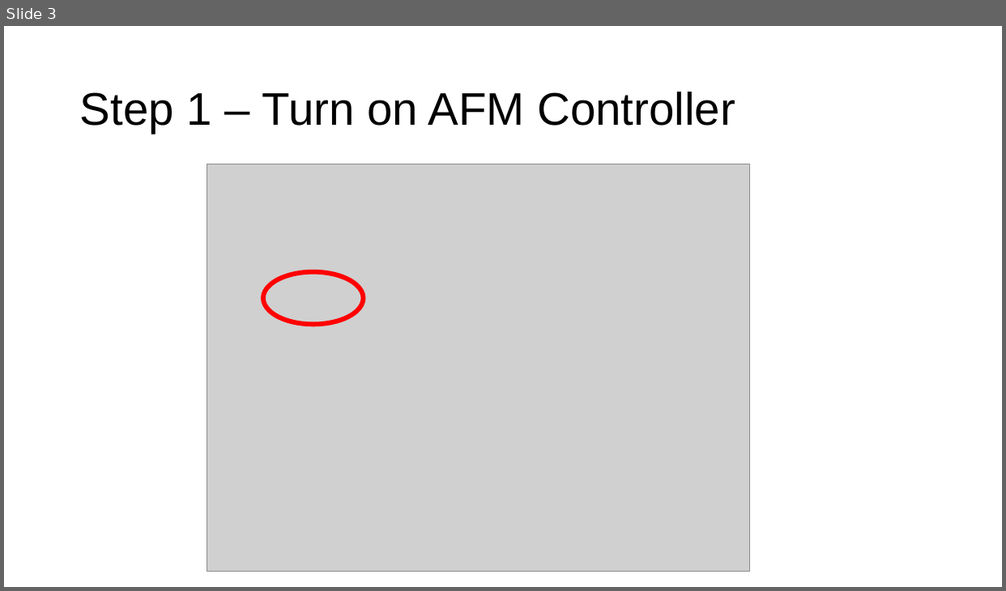
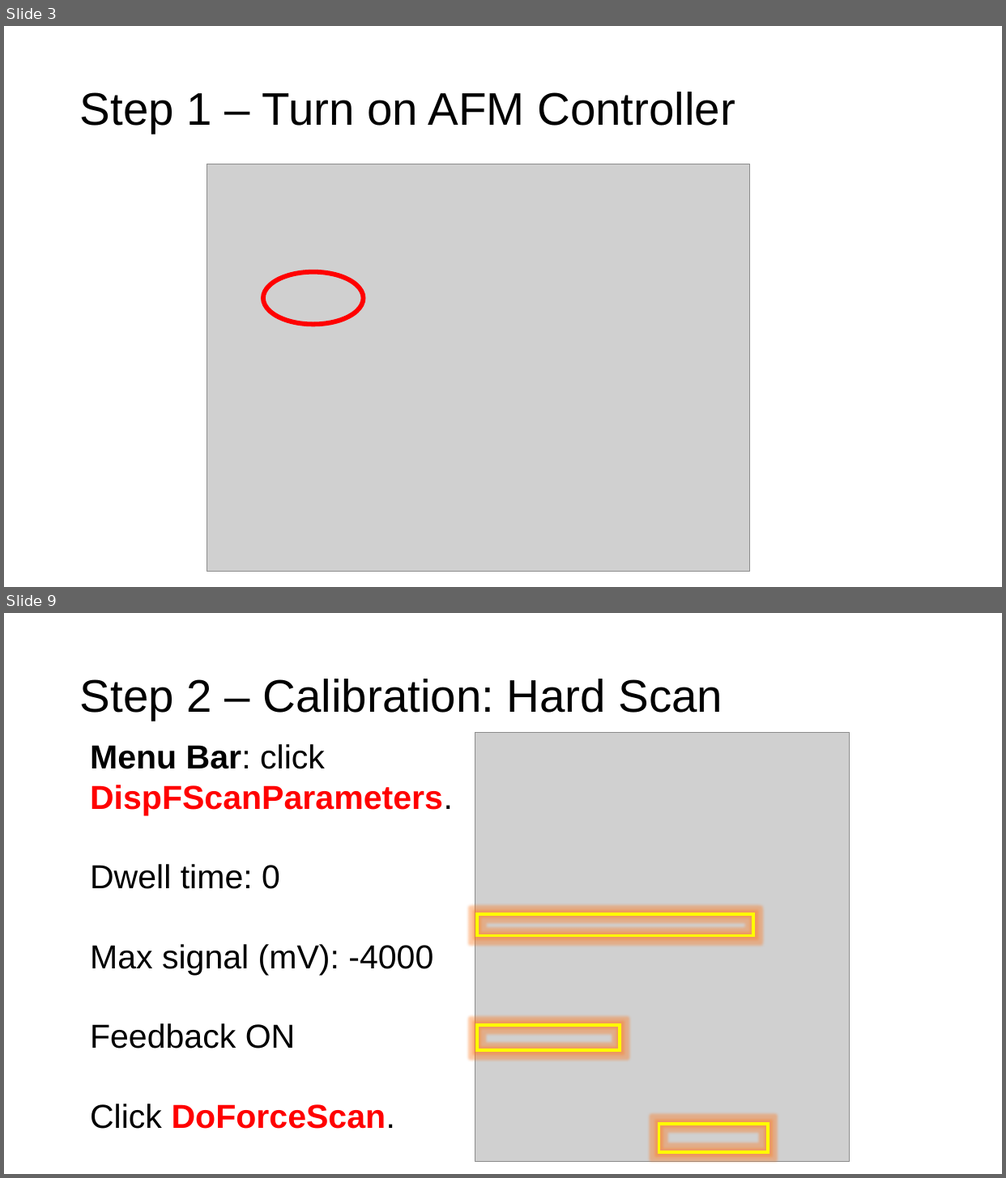
Before and after one commit to weizh888/DataAnalysisBioMechanicsLab, a slide deck: Manual - AFM (home-build).pptx. Shown one above the other, each under a label of ours: slide 3 before the commit, slides 3 and 9 after it; the slides between them are not shown. The pictures are 1006x591 and 1006x1178 pixels, drawn with LibreOffice and Linux fonts; fonts in the diff are those of the drawing; grey boxes stand for pictures. Boxes give left, top, right and bottom in pixels: in the first picture for what was removed or moved away, otherwise in the second. Text is boxed around its words. In the diff, an @@ line names an element or a change of style, - is before the commit and + after.

```diff
--- a/Manual - AFM (home-build).pptx
+++ b/Manual - AFM (home-build).pptx
@@ slide 9 added at [4, 613, 1002, 1174], background #FFFFFF @@
@@ title added at [80, 679, 723, 720], 44 pt, text #000000 @@
+Step 2 – Calibration: Hard Scan
@@ picture added at [475, 732, 849, 1161] @@
@@ text added at [90, 744, 453, 1129], 32 pt, text #000000 @@
+Menu Bar: click DispFScanParameters.
+Dwell time: 0
+Max signal (mV): -4000
+Feedback ON
+Click DoForceScan.
@@ rectangle added at [477, 914, 753, 935], outline #FFFF00 3 pt @@
@@ rectangle added at [477, 1025, 620, 1051], outline #FFFF00 3 pt @@
@@ rectangle added at [659, 1124, 768, 1152], outline #FFFF00 3 pt @@
```
Also in this commit, not shown: 4 slides changed, 10 other slides added.
